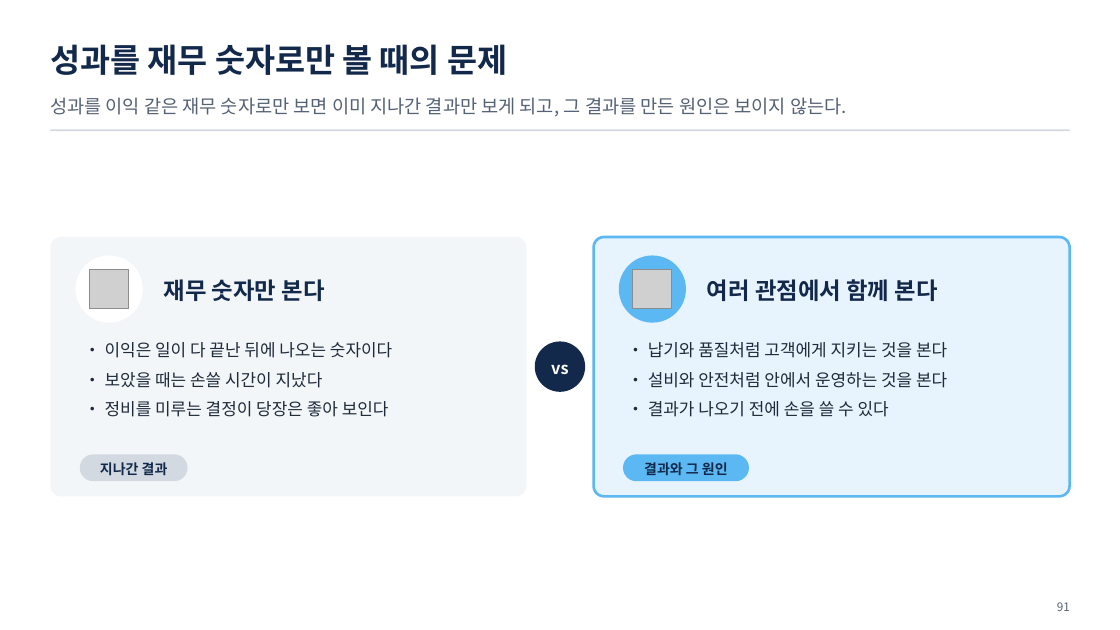
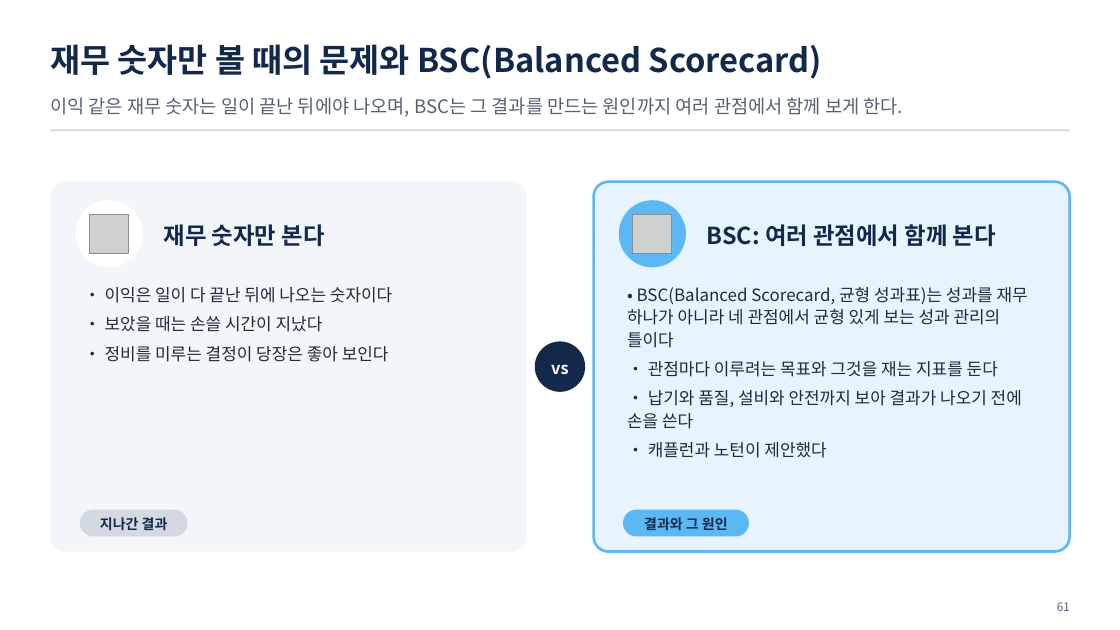
Before and after one commit to uengine-oss/hyd-iot-edu, a slide deck: slide 61 of docs/교재/통합반/03일차/통합반_03일차.pptx (slide 91 before the commit). Drawn at 1120x630 pixels with LibreOffice and Linux fonts; fonts in the diff are those of the drawing; grey boxes stand for pictures. Boxes give left, top, right and bottom in pixels: in the first picture for what was removed or moved away, otherwise in the second. Text is boxed around its words. In the diff, an @@ line names an element or a change of style, - is before the commit and + after.

```diff
--- a/docs/교재/통합반/03일차/통합반_03일차.pptx
+++ b/docs/교재/통합반/03일차/통합반_03일차.pptx
@@ text at box(50, 44, 822, 79): text changed @@
-성과를 재무 숫자로만 볼 때의 문제
+재무 숫자만 볼 때의 문제와 BSC(Balanced Scorecard)
@@ text at box(50, 97, 903, 117): text changed @@
-성과를 이익 같은 재무 숫자로만 보면 이미 지나간 결과만 보게 되고, 그 결과를 만든 원인은 보이지 않는다.
+이익 같은 재무 숫자는 일이 끝난 뒤에야 나오며, BSC는 그 결과를 만드는 원인까지 여러 관점에서 함께 보게 한다.
@@ rounded rectangle: place and size @@
-rounded rectangle at box(50, 237, 527, 497)
+rounded rectangle at box(50, 181, 527, 551)
@@ rounded rectangle: place and size @@
-rounded rectangle at box(594, 237, 1070, 497)
+rounded rectangle at box(594, 181, 1070, 551)
@@ 2 pictures, 2 ellipses, 1 text: place and size @@
-2 pictures, 2 ellipses, 1 text at box(76, 255, 686, 323)
+2 pictures, 2 ellipses, 1 text at box(76, 200, 686, 267)
@@ text at box(707, 224, 996, 246): text changed @@
-여러 관점에서 함께 본다
+BSC: 여러 관점에서 함께 본다
@@ text "• 이익은 일이 다 끝난 ...": place and size @@
-text "• 이익은 일이 다 끝난 ..." at box(105, 342, 392, 417)
+text "• 이익은 일이 다 끝난 ..." at box(105, 287, 392, 362)
@@ text at box(627, 287, 1028, 458): text changed @@
-• 납기와 품질처럼 고객에게 지키는 것을 본다
-• 설비와 안전처럼 안에서 운영하는 것을 본다
-• 결과가 나오기 전에 손을 쓸 수 있다
+• BSC(Balanced Scorecard, 균형 성과표)는 성과를 재무 하나가 아니라 네 관점에서 균형 있게 보는 성과 관리의 틀이다
+• 관점마다 이루려는 목표와 그것을 재는 지표를 둔다
+• 납기와 품질, 설비와 안전까지 보아 결과가 나오기 전에 손을 쓴다
+• 캐플런과 노턴이 제안했다
@@ 2 texts, 2 rounded rectangles: place and size @@
-2 texts, 2 rounded rectangles at box(80, 455, 749, 481)
+2 texts, 2 rounded rectangles at box(80, 510, 749, 537)
```
Also in this commit, not shown: 80 other slides changed, 2 slides added, 53 slides removed, 12 other files.
